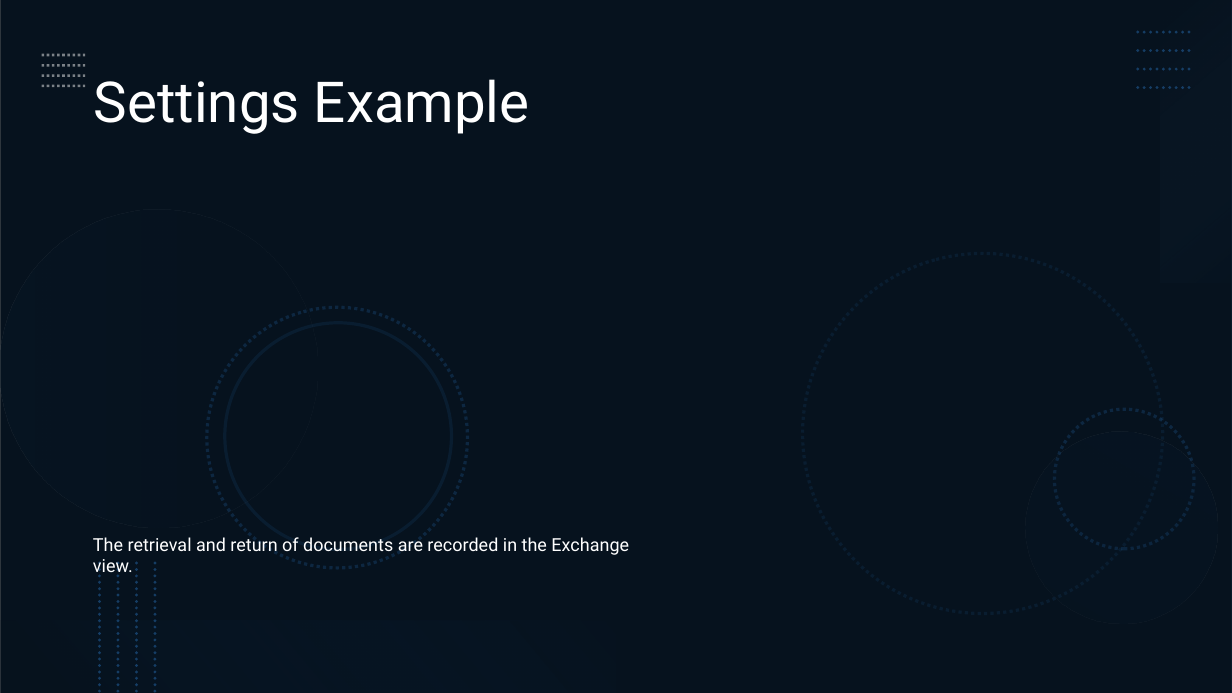
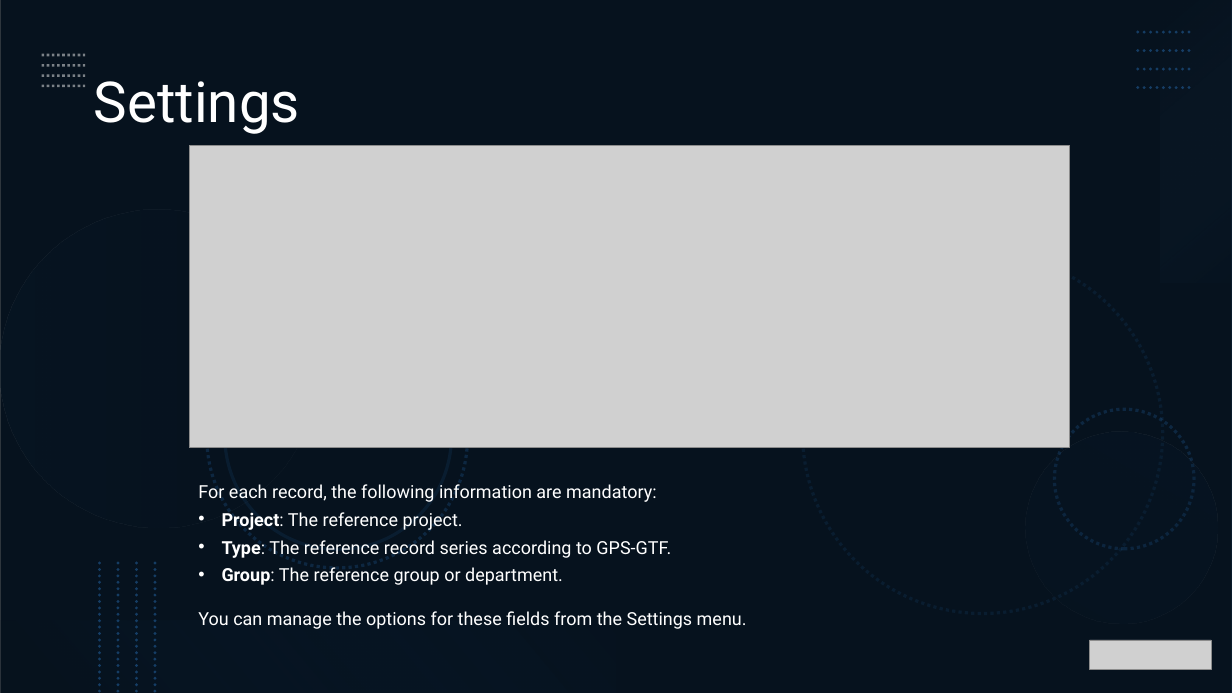
Before and after one commit to mcnigno/qbox, a slide deck: slide 10 of qbox/ADM User Guide.pptx (slide 9 before the commit). Drawn at 1232x693 pixels with LibreOffice and Linux fonts; fonts in the diff are those of the drawing; grey boxes stand for pictures. Boxes give left, top, right and bottom in pixels: in the first picture for what was removed or moved away, otherwise in the second. Text is boxed around its words. In the diff, an @@ line names an element or a change of style, - is before the commit and + after.

```diff
--- a/qbox/ADM User Guide.pptx
+++ b/qbox/ADM User Guide.pptx
@@ title at box(94, 81, 300, 134): text changed @@
-Settings Example
+Settings
@@ picture added at box(189, 145, 1069, 448) @@
@@ text added at box(198, 484, 747, 629), 14 pt, text #FFFFFF @@
+For each record, the following information are mandatory:
+• Project: The reference project.
+• Type: The reference record series according to GPS-GTF.
+• Group: The reference group or department.
+You can manage the options for these fields from the Settings menu.
@@ text removed at box(93, 537, 629, 555) @@
-The retrieval and return of documents are recorded in the Exchange view.
@@ picture added at box(1090, 640, 1211, 670) @@
```
Also in this commit, not shown: 8 other slides changed, 4 slides added, 1 slide removed, 7 other files.
